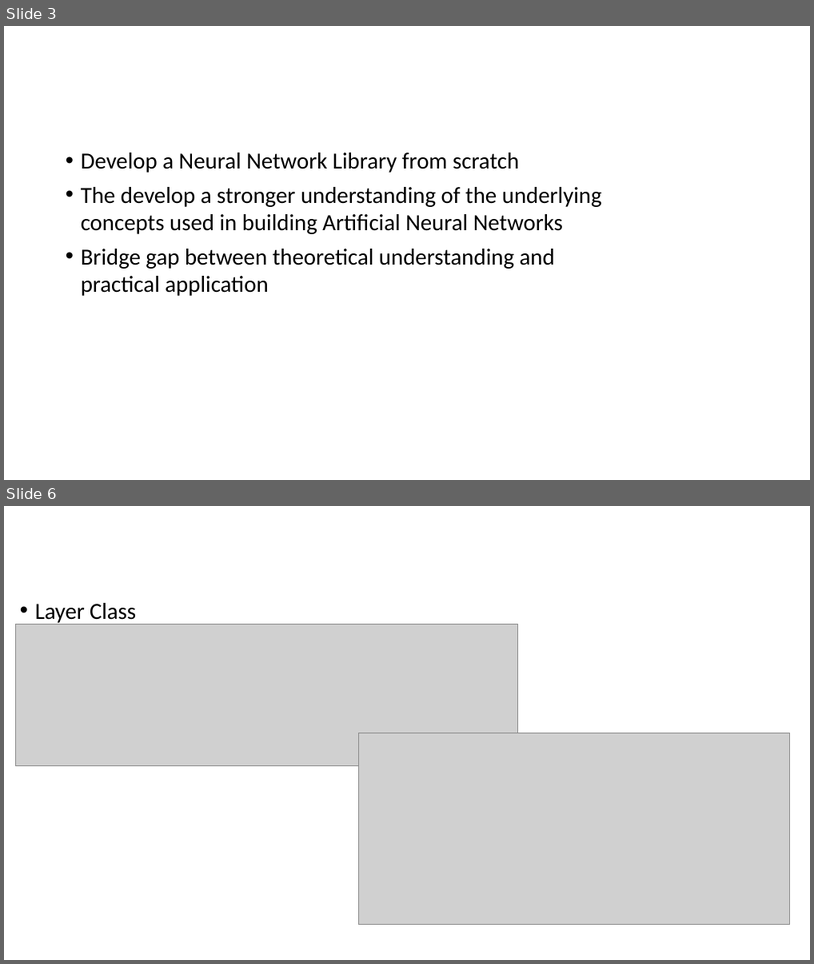
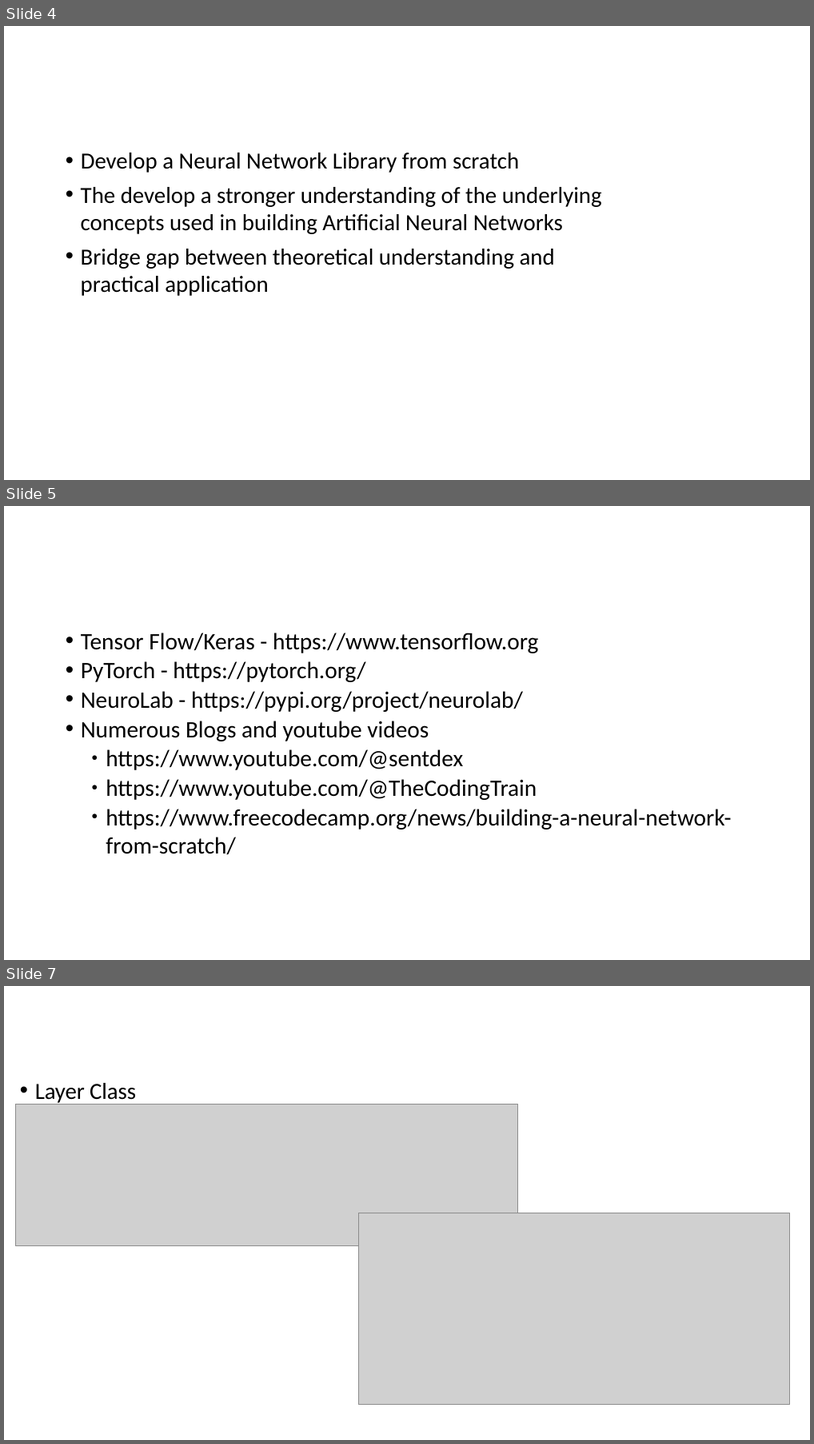
Before and after one commit to zpearson36/cs898, a slide deck: project/presentation.pptx. Shown one above the other, each under a label of ours: slides 3 and 6 before the commit, slides 4, 5 and 7 after it; the slides between them are not shown. The pictures are 814x964 and 814x1444 pixels, drawn with LibreOffice and Linux fonts; fonts in the diff are those of the drawing; grey boxes stand for pictures; background and template pictures are left out. Boxes give left, top, right and bottom in pixels: in the first picture for what was removed or moved away, otherwise in the second. Text is boxed around its words. In the diff, an @@ line names an element or a change of style, - is before the commit and + after.

```diff
--- a/project/presentation.pptx
+++ b/project/presentation.pptx
@@ slide 5 added at bbox=[4, 506, 810, 960], background picture (left out); not listed: 1 template element that a slide beside it also shows @@
@@ title added at bbox=[198, 527, 675, 577], 44 pt, text #FFFFFF @@
+Related Work
@@ text added at bbox=[81, 632, 731, 855], 28 pt, text #000000 @@
+• Tensor Flow/Keras - https://www.tensorflow.org
+• PyTorch - https://pytorch.org/
+• NeuroLab - https://pypi.org/project/neurolab/
+• Numerous Blogs and youtube videos
+    ● https://www.youtube.com/@sentdex
+    ● https://www.youtube.com/@TheCodingTrain
+    ● https://www.freecodecamp.org/news/building-a-neural-network-from-scratch/
@@ what was slide 3 is now slide 4 @@
@@ what was slide 6 is now slide 7 @@
```
Also in this commit, not shown: 3 slides changed, 3 other slides added, 2 slides removed.
